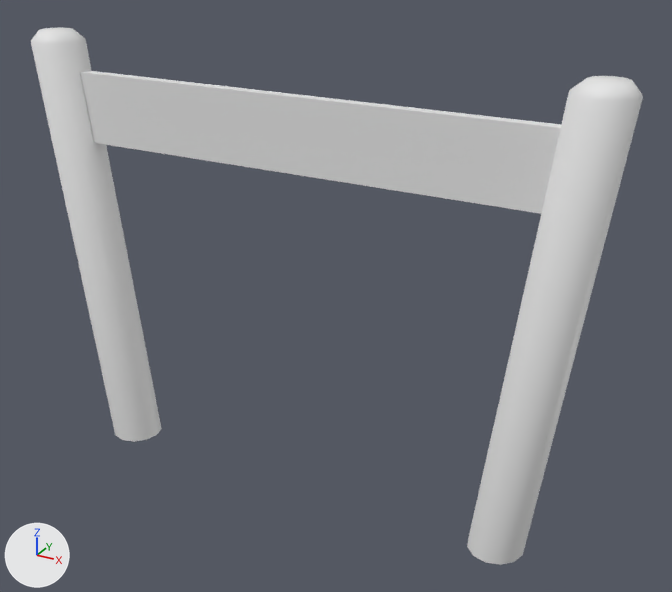
What one commit did to the FBX model Assets/Models/Goal Gate/Fbx_GoalGate.fbx.
Camera for both pictures: a camera (50 mm lens) standing at (3.96, -6.47, 5.29) and looking at (0.33, 0.15, 1.98). The axes (+X, +Y, +Z) are drawn at lower left. The lights are the same throughout. The picture after the commit comes second. Materials are left out; every surface is plain grey. Where no turn or scale is listed for an object, it has been applied to the vertices.

In view in the first picture: 'Goal Gate'.
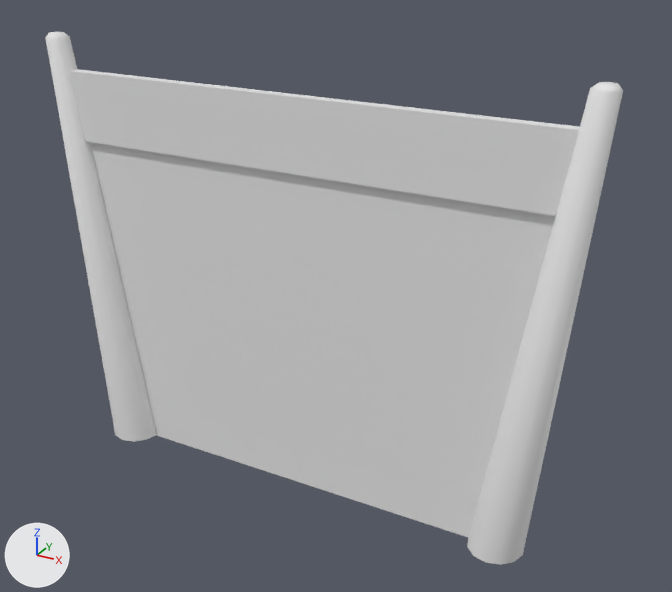
Patch to the scene script:
```diff
--- a/Assets/Models/Goal Gate/Fbx_GoalGate.fbx.py
+++ b/Assets/Models/Goal Gate/Fbx_GoalGate.fbx.py
@@ me_cylinder_001 @@
 # used by ob_goal_gate; location = (0.0, 0.0, 0.0)
-me_cylinder_001.from_pydata(...)  # 84 vertices, 62 faces; spans x -2.75..2.75, y -0.25..0.25, z 0.0..4.09
+me_cylinder_001.from_pydata(...)  # 84 vertices, 62 faces; spans x -2.62..2.62, y -0.25..0.25, z 0.0..4.07
+# me_cylinder_001 part 1: all 24 vertices in x -2.75..-2.25, y -0.25..0.25, z 4.0..4.09 are scaled about their middle by 0.444
+# me_cylinder_001 part 2: all 24 vertices in x 2.25..2.75, y -0.25..0.25, z 4.0..4.09 are scaled about their middle by 0.444
@@ me_plane @@
+me_plane.from_pydata([(-1.98, 0.0, -0.01), (1.98, 0.0, -0.01), (-2.36, 0.0, 3.19), (2.36, 0.0, 3.19)], [], [(0, 1, 3, 2)])
@@ ob_portal_plane @@
+ob_portal_plane = bpy.data.objects.new('Portal Plane', me_plane)
+ob_portal_plane.location = (0.0, 0.0, 0.0)
```

Boxes [x1, y1, x2, y2] around the edits, measured in the pictures (672 x 592 px; the box of a moved part takes in the faces that stretch with it):
'Portal Plane', added: after [90, 142, 555, 537]
'Goal Gate', reshaped: before [31, 27, 643, 565]; after [45, 32, 623, 565]
part 1 of me_cylinder_001, moved or reshaped: before [31, 27, 162, 442]; after [45, 32, 157, 442]
part 2 of me_cylinder_001, moved or reshaped: before [467, 76, 643, 565]; after [467, 82, 623, 565]
